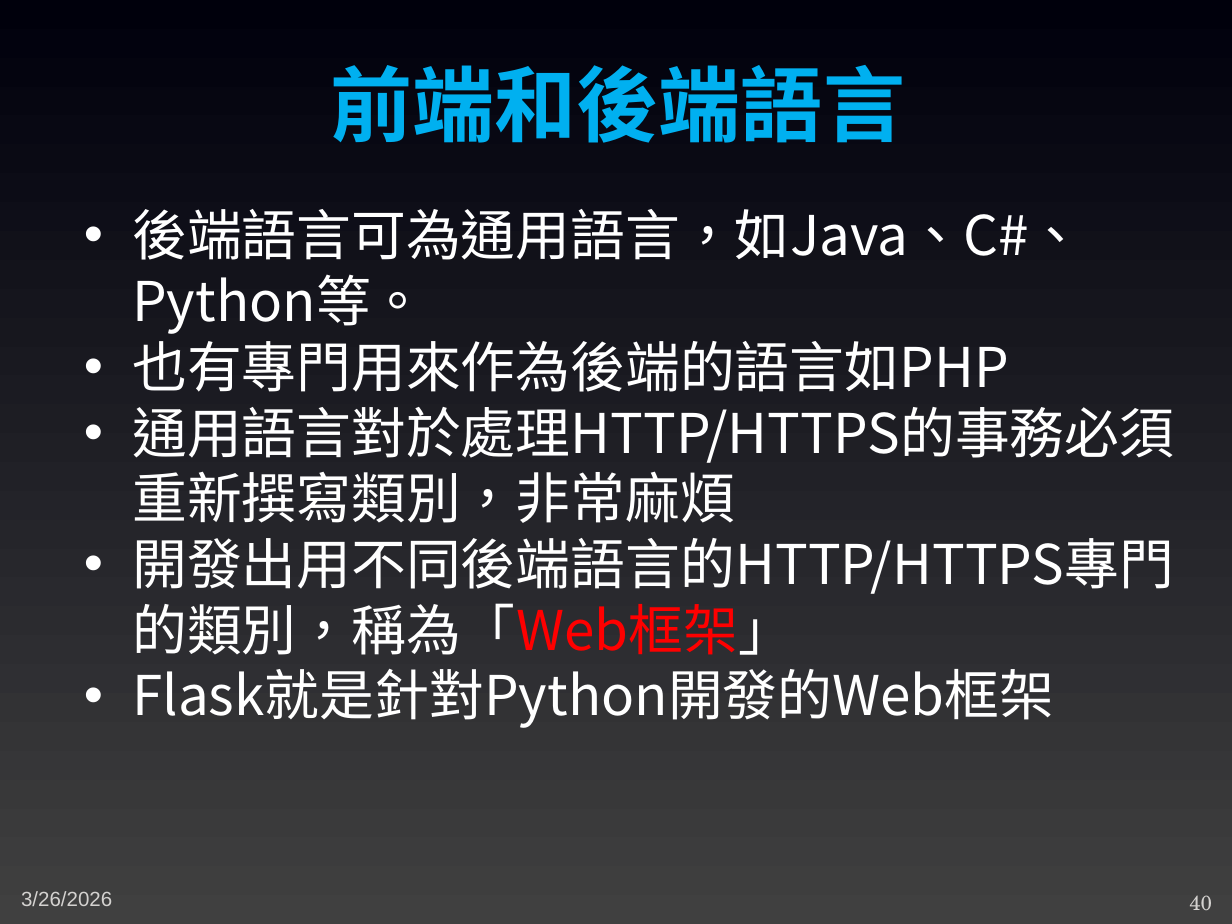
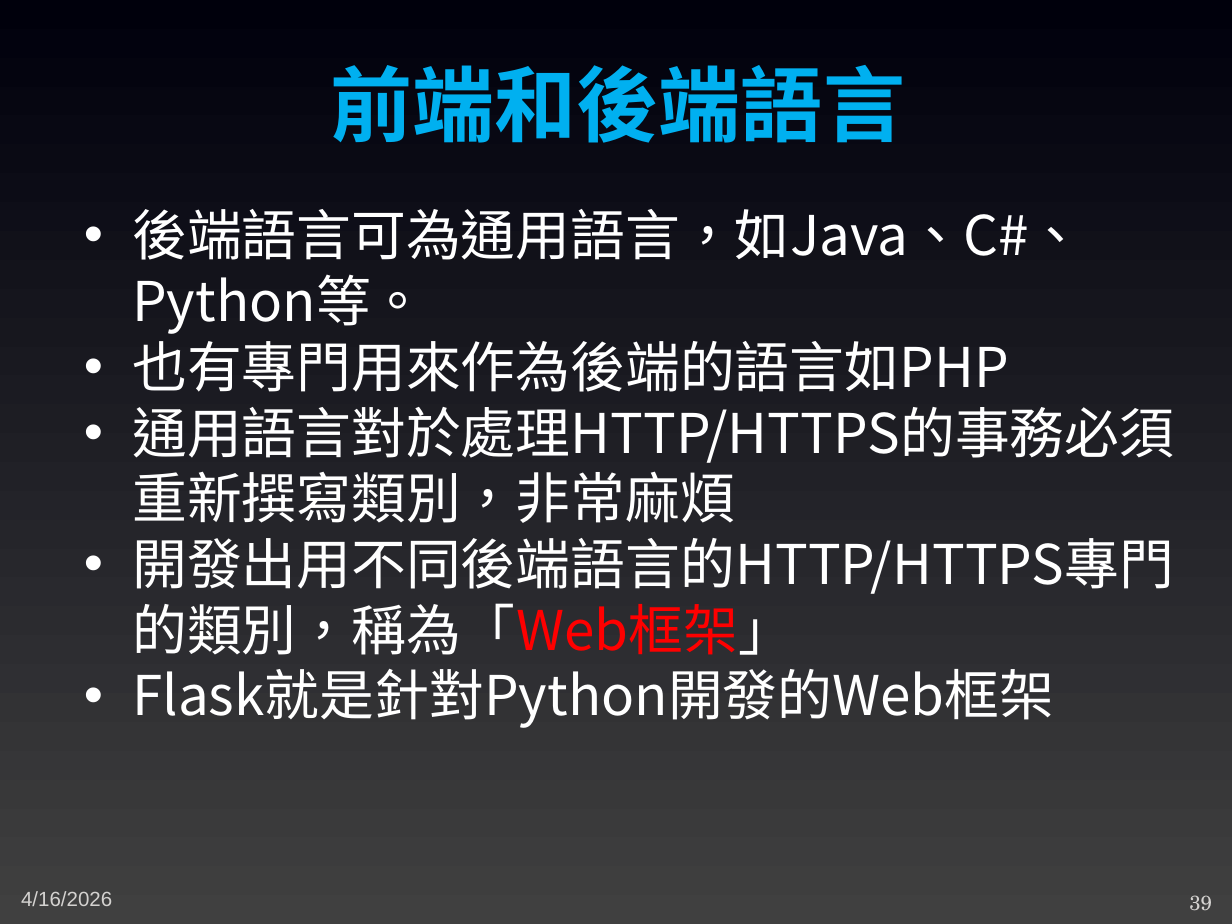
Before and after one commit to joshhu/mustlinebot2026, a slide deck: slide 39 of Slides/05. 基礎觀念及知識.pptx (slide 40 before the commit). Drawn at 1232x924 pixels with LibreOffice and Linux fonts; fonts in the diff are those of the drawing. Boxes give left, top, right and bottom in pixels: in the first picture for what was removed or moved away, otherwise in the second. Text is boxed around its words. In the diff, an @@ line names an element or a change of style, - is before the commit and + after.

```diff
--- a/Slides/05. 基礎觀念及知識.pptx
+++ b/Slides/05. 基礎觀念及知識.pptx
@@ text at (21, 891, 112, 906): text changed @@
-3/26/2026
+4/16/2026
@@ page number at (1189, 895, 1212, 911): text changed @@
-40
+39
```
Also in this commit, not shown: 9 other slides changed, 1 slide removed, 3 other files.
